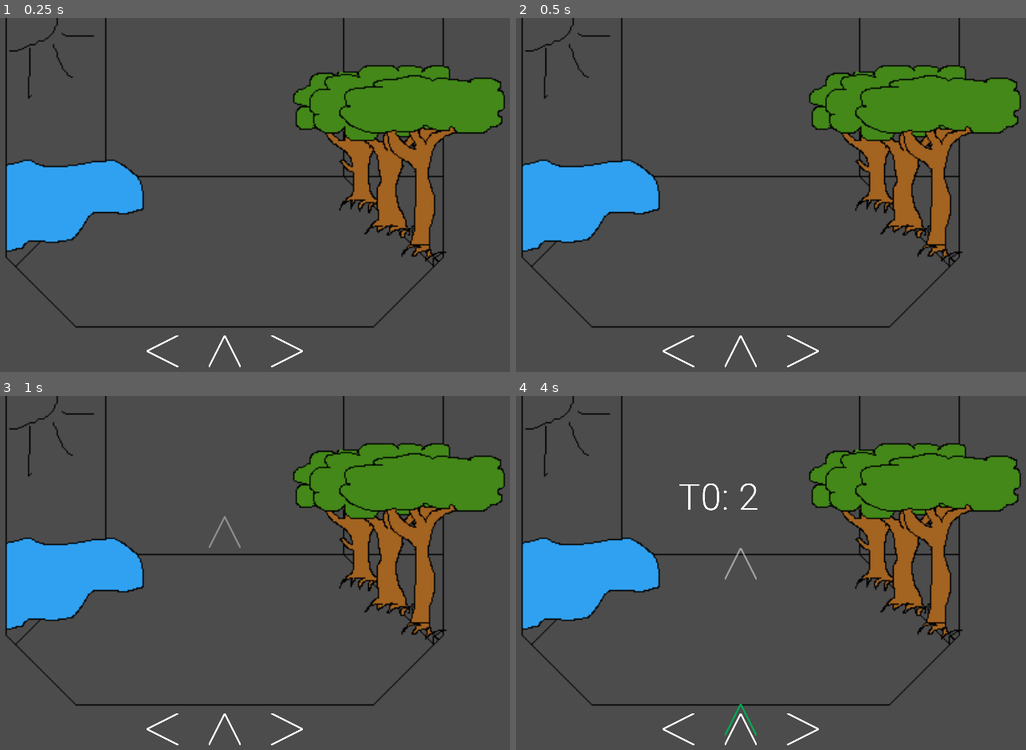
Above: before the commit, frames 1-4 (two rows, left to right).
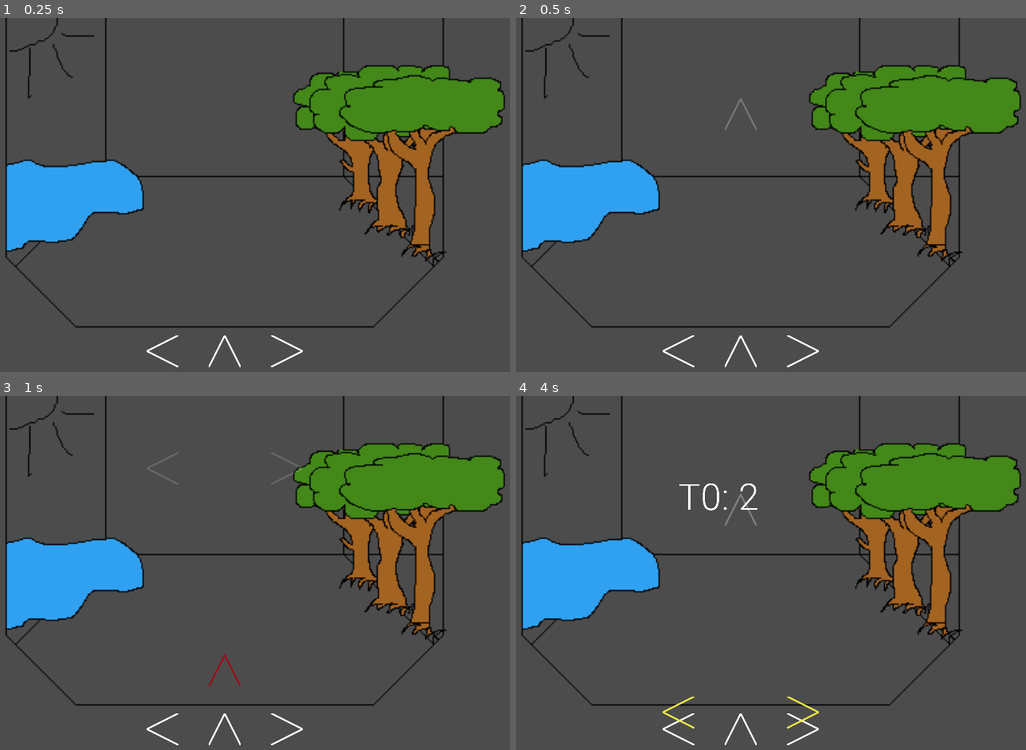
Above: after the commit, the same moments.

Repository: Sntx626/GameJam5
Game: Godot game, scene res://Scenes/MainScene.tscn
Two runs of this game, one before a commit and one after it. Both use one fixed random seed, a clock stepped at 60 frames per second and the inputs below.
Inputs:
- Up to frame 1 (0.25 s): no input
- Up to frame 2 (0.5 s): no input
- Up to frame 3 (1 s): tap Enter at 0.5 s; hold Right (A_right) from 0.53 s (still down)
- Up to frame 4 (4 s): release Right (A_right) at 1.28 s; hold Left (A_left) 1.28-2.03 s; hold Right (A_right) 2.03-2.78 s; hold Up (A_up) 2.78-3.53 s; hold Left (A_left) from 3.53 s (still down)

Frame 1 is identical in both runs. In frame 2, less than 0.1% of the frame differs, in the area x 40-48%, y 22-32%; in frame 3, 0.2%; in frame 4, 0.4%, in the area x 28-60%, y 27-96%.

Commit message:
Changed Beat timing and Audio is synced better

Diff:
--- a/Scenes/MainScene.gd
+++ b/Scenes/MainScene.gd
@@ -4,6 +4,9 @@
 var points = 0
 
 var klicker = null
+var audio_stream = null
+
 
 func _ready():
 	klicker = $Klicker
+	audio_stream = $AudioStreamPlayer
--- a/Scenes/MainScene.tscn
+++ b/Scenes/MainScene.tscn
@@ -20,4 +20,3 @@
 [node name="AudioStreamPlayer" type="AudioStreamPlayer" parent="."]
 stream = ExtResource( 5 )
 volume_db = -10.0
-autoplay = true
--- a/Scenes/TemplateGhostArrow.gd
+++ b/Scenes/TemplateGhostArrow.gd
@@ -50,6 +50,15 @@
 			return
 	set_color(255, 255, 255);
 
+func getStageColor():
+	var pressTime = abs(1-timeTraveld/time);
+	#if (pressTime  > stages_offset[stages_offset.size()] && pressTime < stages_offset[stages_offset.size()]+offset_time):
+
+	for i in range(stages_offset.size()):
+		if (pressTime < stages_offset[i]):
+			return Vector3(stages_color[i][0], stages_color[i][1], stages_color[i][2])
+	return Vector3(255, 255, 255)
+
 
 func set_color(r, g, b):
 	modulate.r = r/255.0;
--- a/Scenes/UI.gd
+++ b/Scenes/UI.gd
@@ -1,12 +1,12 @@
 extends Node2D
-var templateUp =    "."
-var templateRight = " "
-var templateLeft =  " "
+var templateUp =    ". . .   "
+var templateRight = "      . "
+var templateLeft =  "      . "
 
-var bpm = 104;
-
+var bpm = 208;
+var showTimeBeat = 3;
 var frequenz = 60000/bpm;
-var showTime = frequenz*2;
+var showTime = frequenz*showTimeBeat;
 
 
 var arrow_up_list = [];
@@ -47,6 +47,8 @@
 		remove_child(row[0])
 		row.remove(0)
 
+
+
 func _process(delta):
 	timeCollapsed += delta * 1000;
 	if (Input.is_action_just_released("A_up")):
@@ -59,12 +61,15 @@
 	while (timeCollapsed > frequenz):
 		tick += 1;
 		timeCollapsed -= frequenz;
-		if (templateUp[tick%templateUp.length()] == '.'):
+		if (templateUp[(tick+showTimeBeat)%templateUp.length()] == '.'):
 			addArrow($UI/ArrowTop, arrow_up_list);
-		if (templateRight[tick%templateUp.length()] == '.'):
+		if (templateRight[(tick+showTimeBeat)%templateUp.length()] == '.'):
 			addArrow($UI/ArrowRight, arrow_right_list);
-		if (templateLeft[tick%templateUp.length()] == '.'):
+		if (templateLeft[(tick+showTimeBeat)%templateUp.length()] == '.'):
 			addArrow($UI/ArrowLeft, arrow_left_list);
+		var audio_stream = get_parent().get("audio_stream");
+		if (not audio_stream.playing):
+			audio_stream.play(0)
 	clearRowFromStopped(arrow_up_list)
 	clearRowFromStopped(arrow_left_list)
 	clearRowFromStopped(arrow_right_list)
